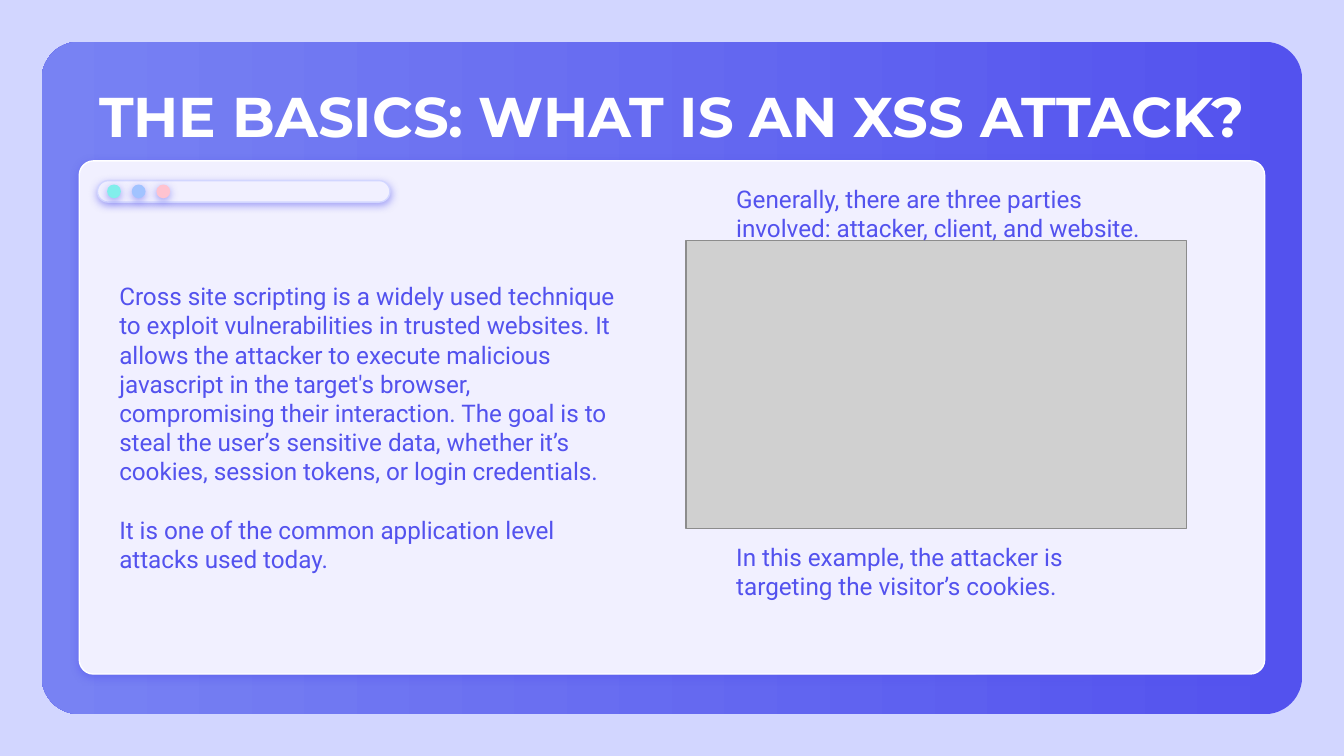
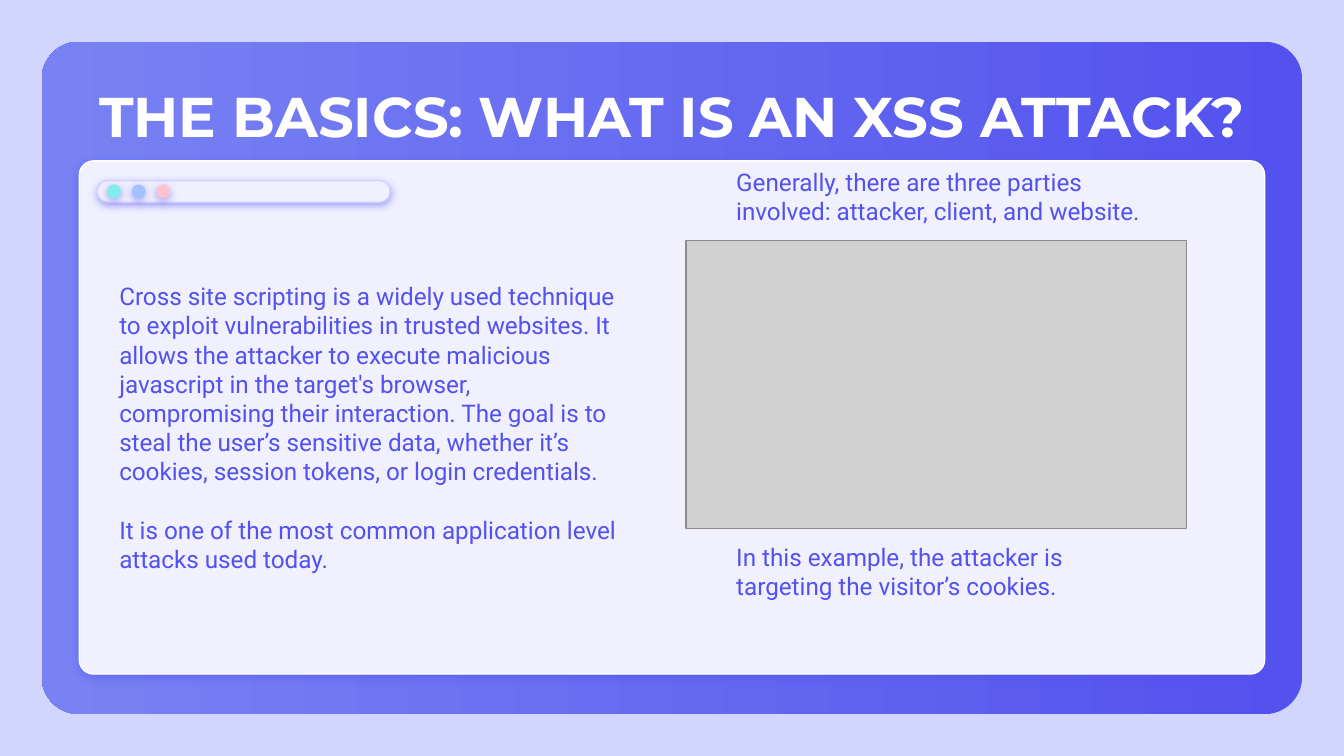
Before and after one commit to kszeto20/CyberFinalProject, a slide deck: slide 3 of Presentation/CyberXSSPresentation.pptx. Drawn at 1344x756 pixels with LibreOffice and Linux fonts; fonts in the diff are those of the drawing; grey boxes stand for pictures. Boxes give left, top, right and bottom in pixels: in the first picture for what was removed or moved away, otherwise in the second. Text is boxed around its words. In the diff, an @@ line names an element or a change of style, - is before the commit and + after.

```diff
--- a/Presentation/CyberXSSPresentation.pptx
+++ b/Presentation/CyberXSSPresentation.pptx
@@ text "Generally, there are three parties ..." rewrapped from (736, 190, 1139, 244) to (736, 173, 1139, 223) @@
@@ text at (119, 520, 616, 573): text changed @@
-It is one of the common application level attacks used today.
+It is one of the most common application level attacks used today.
```
Also in this commit, not shown: 5 other slides changed, 3 slides added, 6 slides removed, 1 other file.
